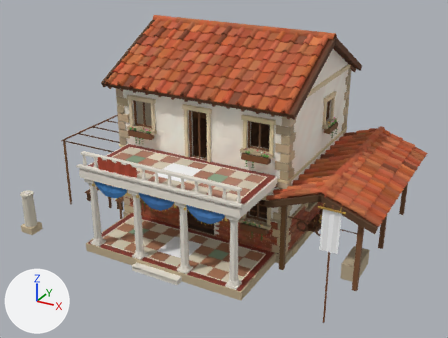
A saved change to the glTF model godot/assets/kit/houses/civ_center3.glb.
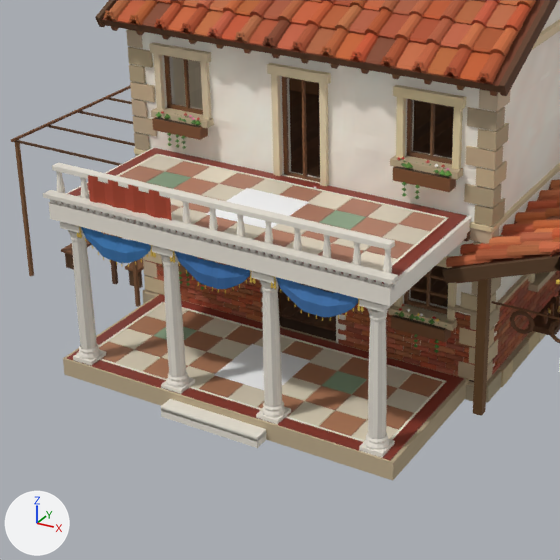
Old and new are each drawn whole from a 50 mm camera at (8.06, -15.48, 8.95) aimed at (0.29, -1.35, 1.89) and again close up on the part from 13% to 71% of the width and 22% to 100% of the height. Arrows for +X, +Y and +Z are at lower left; the lights stay in place. The first two pictures are the older version. Vertices at exactly the same position are counted once.

The first close-up shows 'House', 'Rooms', 'Walls'.
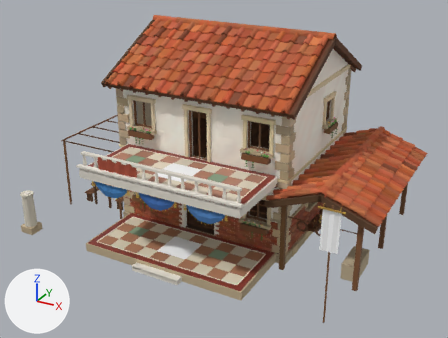
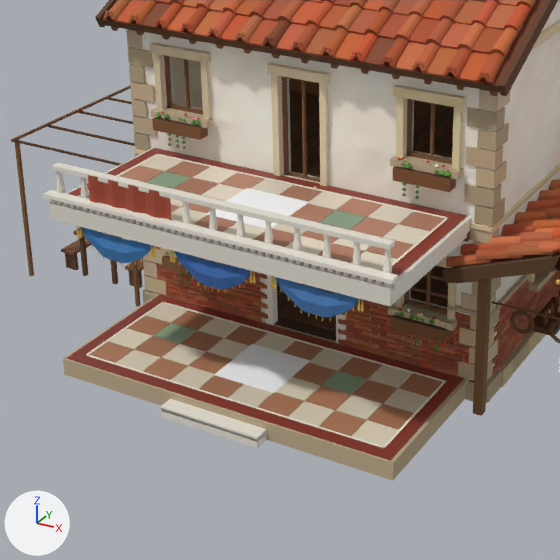
Where the change shows, as pixel boxes (x1, y1, x2, y2) in the close-ups (560 x 560 px):
part 1 of me_house, deleted: before (60, 222, 395, 458)
part 2 of me_house, surface changed: (58, 177, 424, 461) in both
part 3 of me_house, edited (looks the same): (43, 148, 472, 306) in both

Edits to the bpy script that builds the scene:
```text
Change me_house:
    used by ob_house; location = (0.0, 0.0, 0.0)
    remove me_house.from_pydata(...)  # 21494 vertices, 28933 faces; spans x -4.8..5.15, y -4.53..2.66, z -0.02..5.72
    add me_house.from_pydata(...)  # 20758 vertices, 27701 faces; spans x -4.8..5.15, y -4.53..2.66, z -0.02..5.72
    me_house part 1: 20 loose pieces with 736 vertices, spanning x -2.25..2.25, y -4.3..-4.0, z 0.24..2.2, are deleted
    me_house part 2: 5064 kept faces spanning x -4.8..5.04, y -4.53..2.53, z 0.0..4.42 get new texture (UV) coordinates
    me_house part 3: 2212 kept faces spanning x -4.76..4.46, y -4.41..-2.2, z 0.0..3.0 get new vertex colours
```
